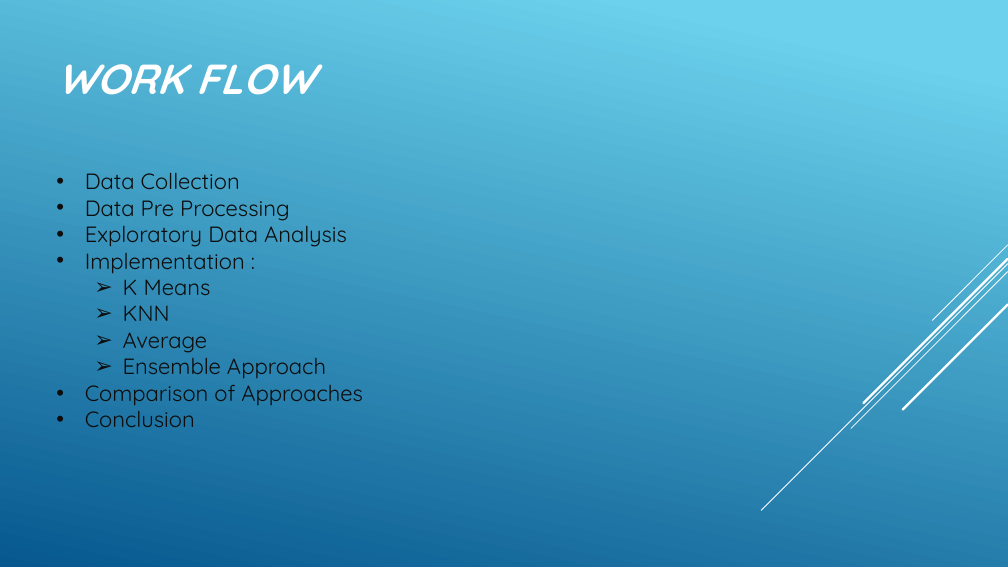
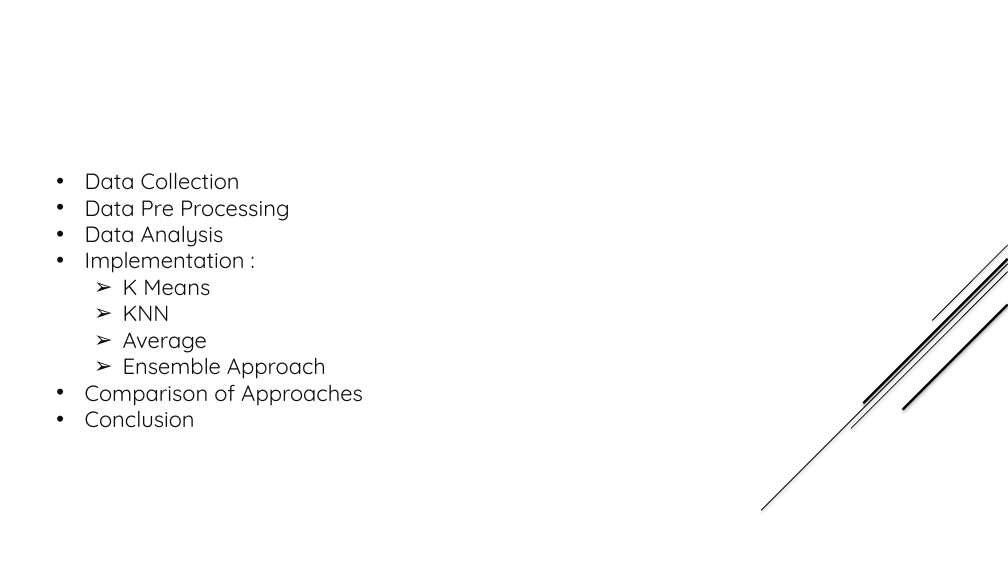
Before and after one commit to chittaranjan-rath/Parallel-Face-Recognition, a slide deck: slide 2 of Parellel_Face_Recognition.pptx. Drawn at 1008x567 pixels with LibreOffice and Linux fonts; fonts in the diff are those of the drawing. Boxes give left, top, right and bottom in pixels: in the first picture for what was removed or moved away, otherwise in the second. Text is boxed around its words. In the diff, an @@ line names an element or a change of style, - is before the commit and + after.

```diff
--- a/Parellel_Face_Recognition.pptx
+++ b/Parellel_Face_Recognition.pptx
@@ background gradient #6ED2EB to #06588E to #FFFFFF @@
@@ text removed at bbox=[56, 64, 314, 95] @@
-WORK FLOW
@@ text at bbox=[85, 172, 363, 428]: indent changed @@
@@ text at bbox=[85, 225, 224, 247]: text changed @@
-• Exploratory Data Analysis
+• Data Analysis
@@ line (1008, 264) - (761, 510): stroke #FFFFFF 0.75 pt to #000000 0.74 pt @@
@@ line (1008, 259) - (864, 403): stroke #FFFFFF 2.25 pt to #000000 2.24 pt @@
@@ line (1008, 245) - (932, 321): stroke #FFFFFF 0.75 pt to #000000 0.74 pt @@
@@ line (1008, 271) - (851, 429): stroke #FFFFFF 0.75 pt to #000000 0.74 pt @@
@@ line (1008, 305) - (903, 410): stroke #FFFFFF 2.25 pt to #000000 2.24 pt @@
```
Also in this commit, not shown: 9 other slides changed, 14 slides added, 3 slides removed.
